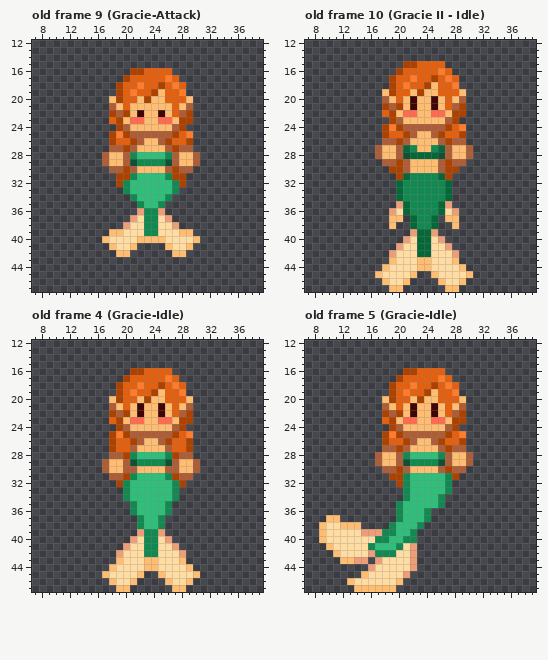
Pixel-art file, stored at assets/GreenMermaid.aseprite. Above is the file before it was changed.
48x48 pixels, 15 frames. Shown: old frame 9 (Gracie-Attack): x 7..39, y 12..47; old frame 10 (Gracie II - Idle): x 7..39, y 12..47; old frame 4 (Gracie-Idle): x 7..39, y 12..47; old frame 5 (Gracie-Idle): x 7..39, y 12..47. The commit also changed other frames, which this record leaves out.
Now the later version:
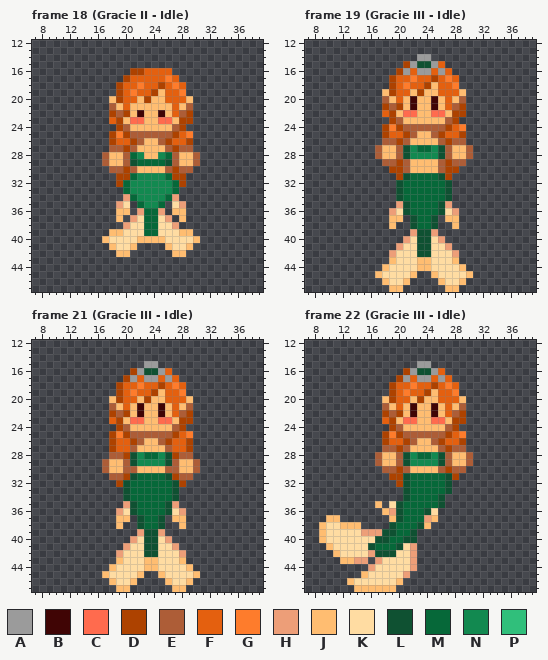
Palette (. is transparent): A #9b9b9b  B #400505  C #ff6b4e  D #ad4200  E #ad5d37  F #e4600f  G #fe7c2c  H #ed9e78  J #ffbd71  K #ffdca2  L #0f5132  M #066839  N #128950  P #30bf7b
A new or re-ordered frame is compared with the old frame closest to it.
Commit: alterações sereia verde Fiz as 3 versões da torre consequentemente suas animações também.
Edits made:
frames 15 -> 26
frames re-ordered
Changed rows in their new state; - is an unchanged pixel.
Frame 18 (Gracie II - Idle) against old frame 9 (Gracie-Attack):
first column x 19:
28 --MNJJNM--
29 ---MMMM---
31 --MNNNNM--
32 -MNNNNNNM-
33 -MNNNNNNM-
34 -HMNNNNMH-
35 HK-MNNM-KH
36 JJ--MM--JJ
37 J---MM---J
38 ----MM----
39 ----MM----
Frame 19 (Gracie III - Idle) against old frame 10 (Gracie II - Idle):
first column x 21:
14 --AA--
15 -ALLA-
16 A-AA-A
first column x 20:
27 -L-MM-L-
28 --NNNN--
31 -LMMMML-
32 LMMMMMML
33 LMMMMMML
34 LMMMMMML
35 -LMMMML-
36 -LMMMML-
37 --LMML--
38 --LMML--
39 ---LL---
40 ---LL---
41 ---LL---
42 ---LL---
Frame 21 (Gracie III - Idle) is new; against old frame 4 (Gracie-Idle):
first column x 21:
15 --AA--
16 -ALLA-
17 A-AA-A
first column x 19:
28 --LNMMNL--
31 --LMMMML--
32 -LMMMMMML-
33 -LMMMMMML-
34 -LMMMMMML-
35 -HLMMMMLH-
36 HKLMMMMLKH
37 JJ-LMML-JJ
38 J--LMML--J
39 ----LL----
40 ----LL----
41 ----LL----
42 ----LL----
Frame 22 (Gracie III - Idle) is new; against old frame 5 (Gracie-Idle):
first column x 21:
15 --AA--
16 -ALLA-
17 A-AA-A
first column x 16:
28 -----LNMMNL-
31 -----LMMMMML
32 -----LMMMMML
33 -----LMMMMML
34 -----LMMMML-
35 -J-KLMMMMML-
36 --JHLMMMLK--
37 ---JLMMMHJ--
38 ---LMMMLJ---
39 --LLMML-----
40 -LLMMLL-----
41 LMMML-------
42 -LLL--------
Changed places in both pictures, as pixel boxes (x1, y1, x2, y2):
changed: (116, 152, 186, 236)
changed: (403, 54, 445, 75)
changed: (396, 145, 452, 257)
changed: (130, 361, 172, 382)
changed: (116, 452, 186, 557)
changed: (403, 361, 445, 382)
changed: (368, 452, 452, 557)
